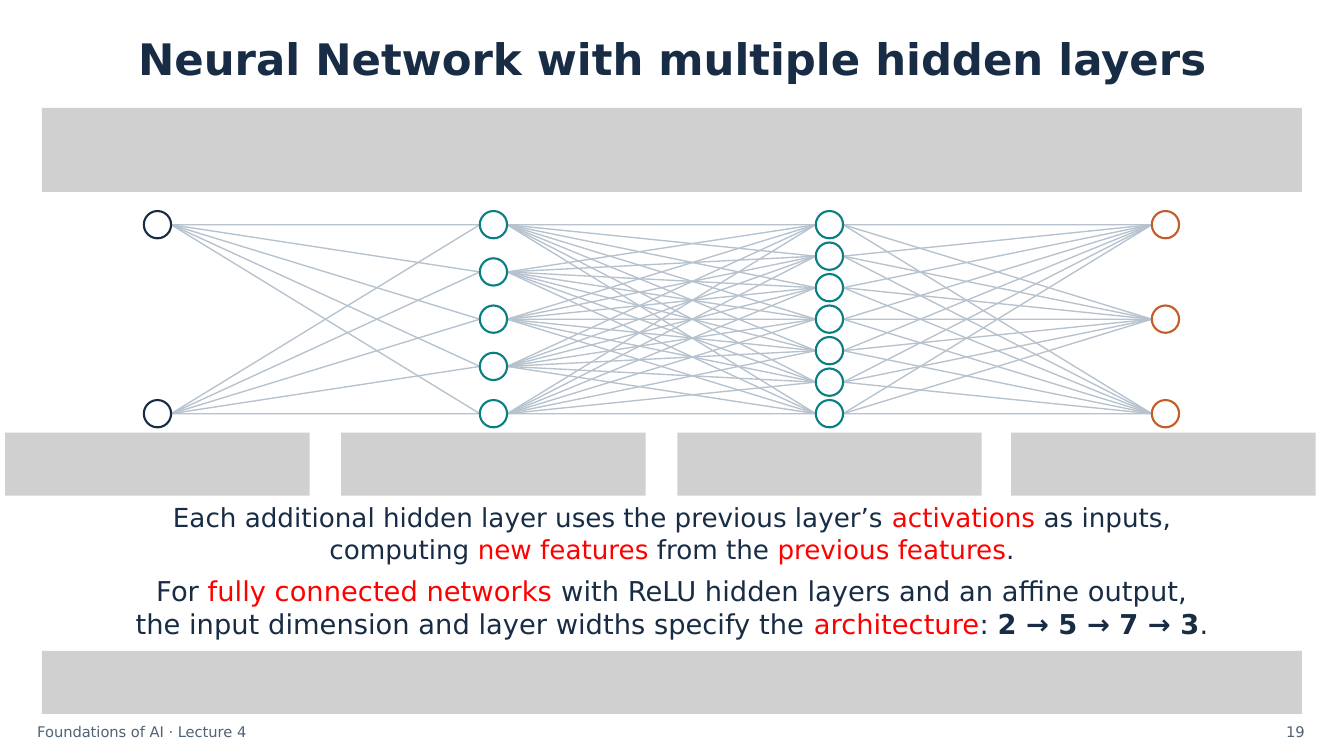
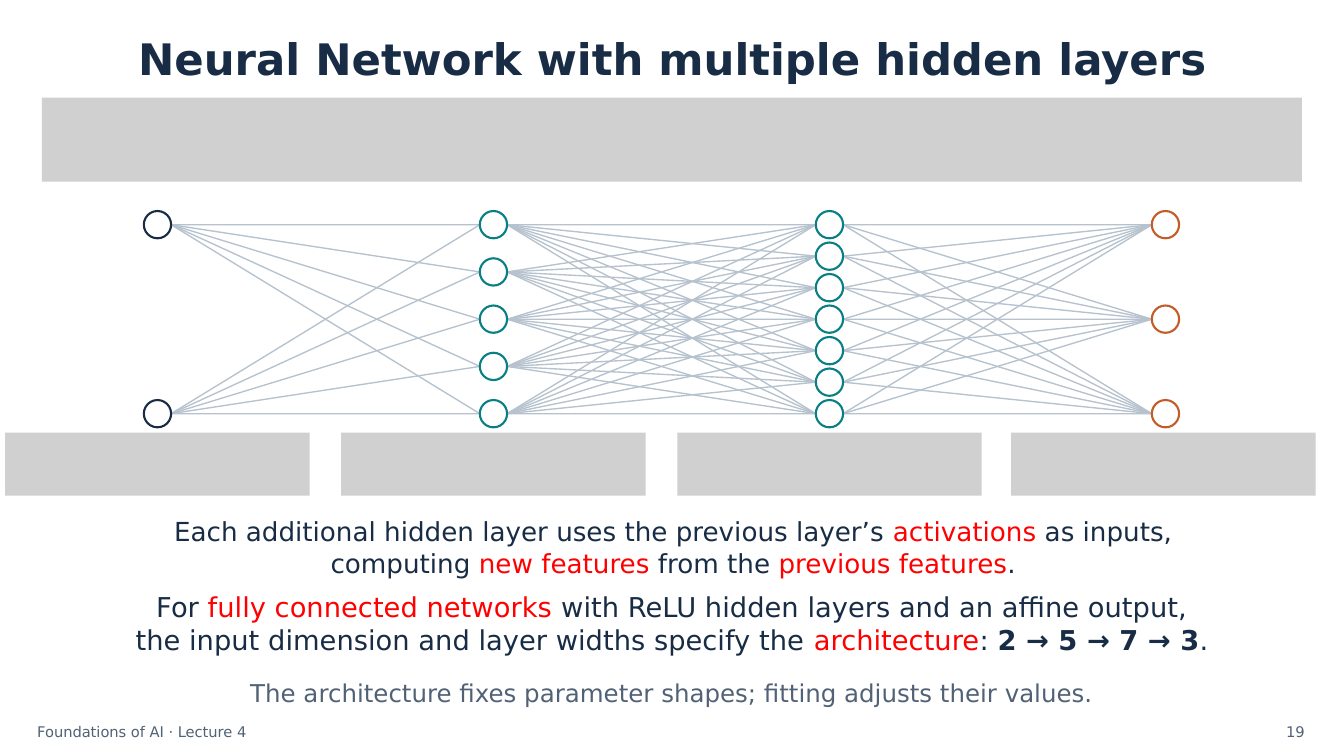
Before and after one commit to semtm0051/2026_27, a slide deck: slide 19 of Week_04/Slides/Week_04 - Slides.pptx. Drawn at 1344x756 pixels with LibreOffice and Linux fonts; fonts in the diff are those of the drawing; grey boxes stand for pictures. Boxes give left, top, right and bottom in pixels: in the first picture for what was removed or moved away, otherwise in the second. Text is boxed around its words. In the diff, an @@ line names an element or a change of style, - is before the commit and + after.

```diff
--- a/Week_04/Slides/Week_04 - Slides.pptx
+++ b/Week_04/Slides/Week_04 - Slides.pptx
@@ picture: place and size @@
-picture at (42,108,1303,192)
+picture at (42,98,1303,181)
@@ text "Each additional hidden layer uses ...": place and size @@
-text "Each additional hidden layer uses ..." at (173,507,1171,564)
+text "Each additional hidden layer uses ..." at (174,521,1172,578)
@@ text "For fully connected networks with ...": place and size @@
-text "For fully connected networks with ..." at (136,580,1208,640)
+text "For fully connected networks with ..." at (136,596,1208,656)
@@ picture removed at (42,651,1303,714) @@
@@ text added at (250,683,1092,707), 17.5 pt, text #526276 @@
+The architecture fixes parameter shapes; fitting adjusts their values.
```
Also in this commit, not shown: 2 other slides changed, 1 other file.
